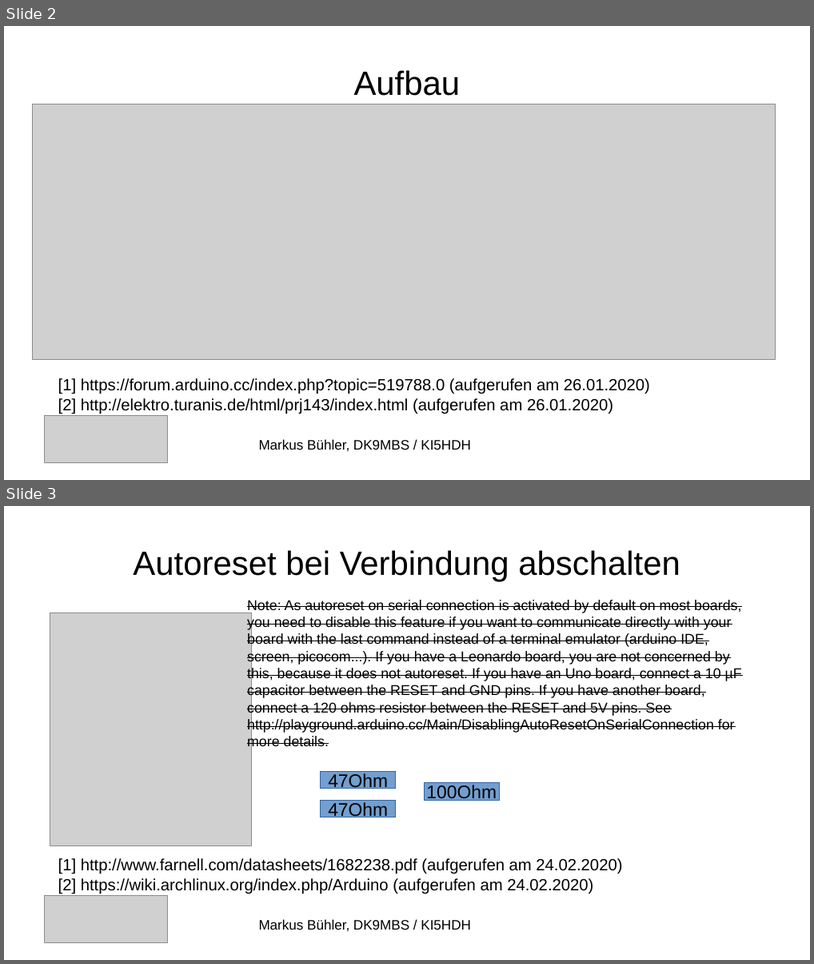
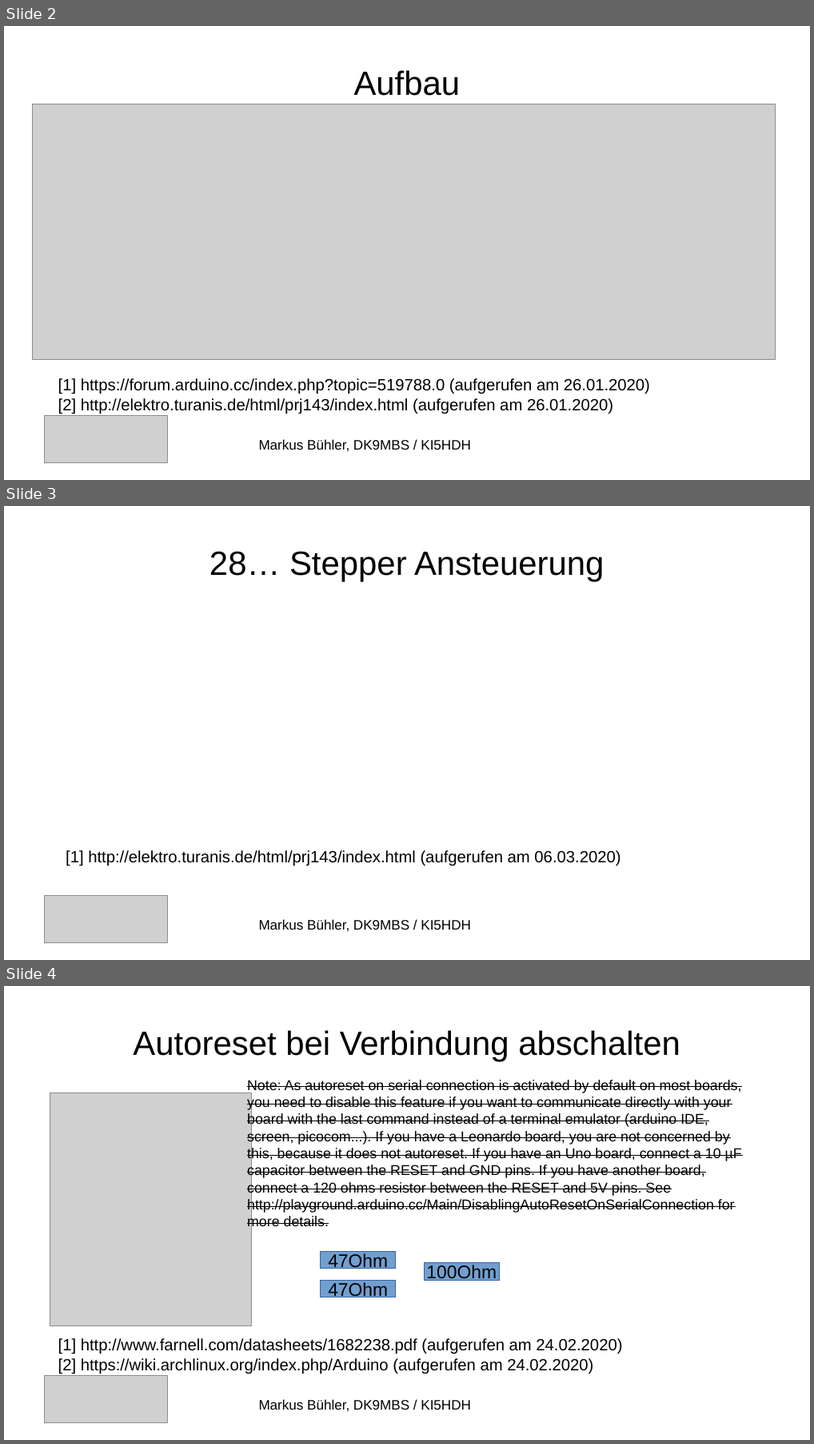
Before and after one commit to dk9mbs/MagLoop, a slide deck: docu/Dokumentation.odp. Shown one above the other, each under a label of ours: slides 2 and 3 before the commit, slides 2, 3 and 4 after it. The pictures are 814x964 and 814x1444 pixels, drawn with LibreOffice and Linux fonts; fonts in the diff are those of the drawing; grey boxes stand for pictures. Boxes give left, top, right and bottom in pixels: in the first picture for what was removed or moved away, otherwise in the second. Text is boxed around its words. In the diff, an @@ line names an element or a change of style, - is before the commit and + after.

```diff
--- a/docu/Dokumentation.odp
+++ b/docu/Dokumentation.odp
@@ slide 3 added at [4, 506, 810, 960], background #FFFFFF @@
@@ title added at [210, 551, 604, 582], 33 pt, text #000000 @@
+28… Stepper Ansteuerung
@@ text added at [66, 850, 621, 866], 16 pt, text #000000 @@
+[1] http://elektro.turanis.de/html/prj143/index.html (aufgerufen am 06.03.2020)
@@ picture added at [44, 896, 168, 943] @@
@@ text added at [259, 919, 471, 932], 13.5 pt, text #000000 @@
+Markus Bühler, DK9MBS / KI5HDH
@@ what was slide 3 is now slide 4 @@
```
Also in this commit, not shown: 2 other files.
